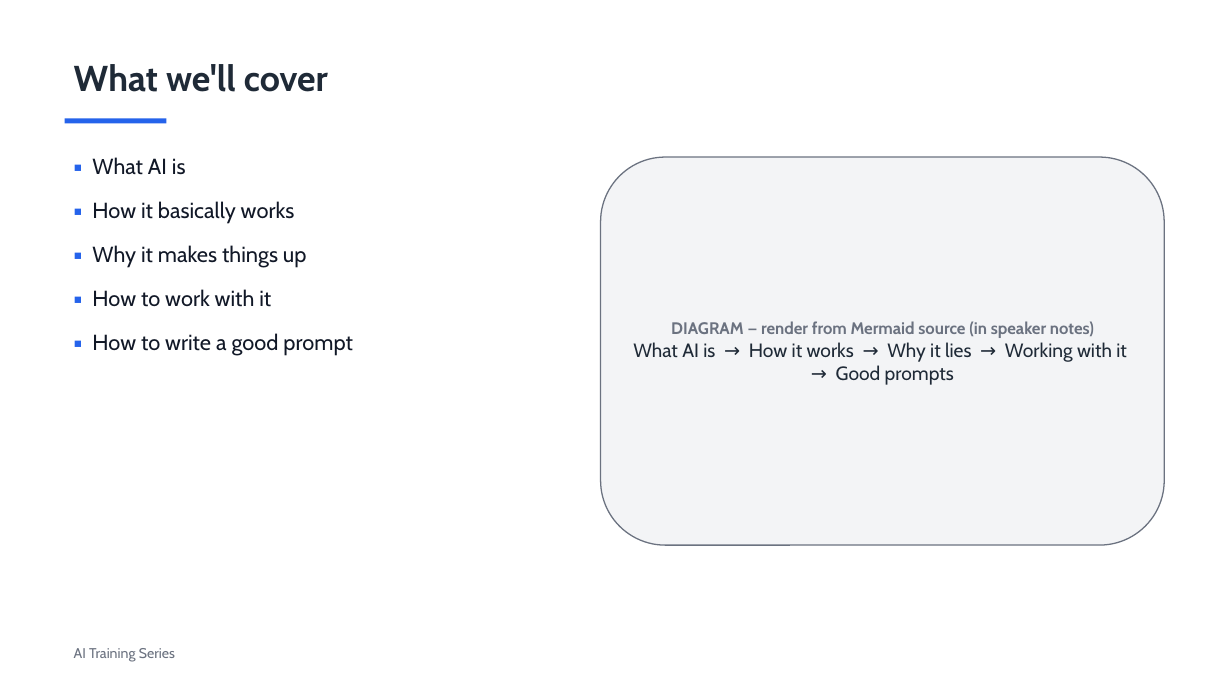
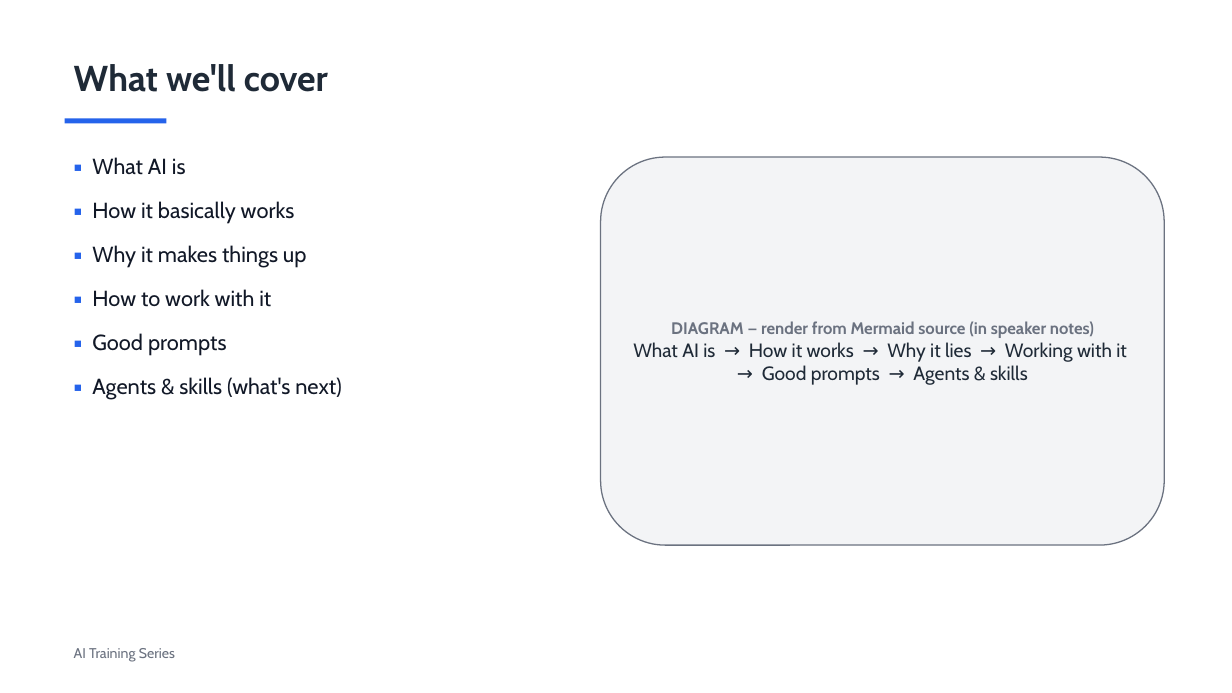
Before and after one commit to revelation-today/hagen-ai-training, a slide deck: slide 2 of training/decks/overview-30min.pptx. Drawn at 1232x693 pixels with LibreOffice and Linux fonts; fonts in the diff are those of the drawing. Boxes give left, top, right and bottom in pixels: in the first picture for what was removed or moved away, otherwise in the second. Text is boxed around its words. In the diff, an @@ line names an element or a change of style, - is before the commit and + after.

```diff
--- a/training/decks/overview-30min.pptx
+++ b/training/decks/overview-30min.pptx
@@ text at [92,333,342,400]: text changed @@
-▪ How to write a good prompt
+▪ Good prompts
+▪ Agents & skills (what's next)
@@ text in rounded rectangle at [633,342,1127,385]: text changed @@
-What AI is → How it works → Why it lies → Working with it → Good prompts
+What AI is → How it works → Why it lies → Working with it → Good prompts → Agents & skills
```
Also in this commit, not shown: 2 other slides changed, 1 slide added, 5 other files.
